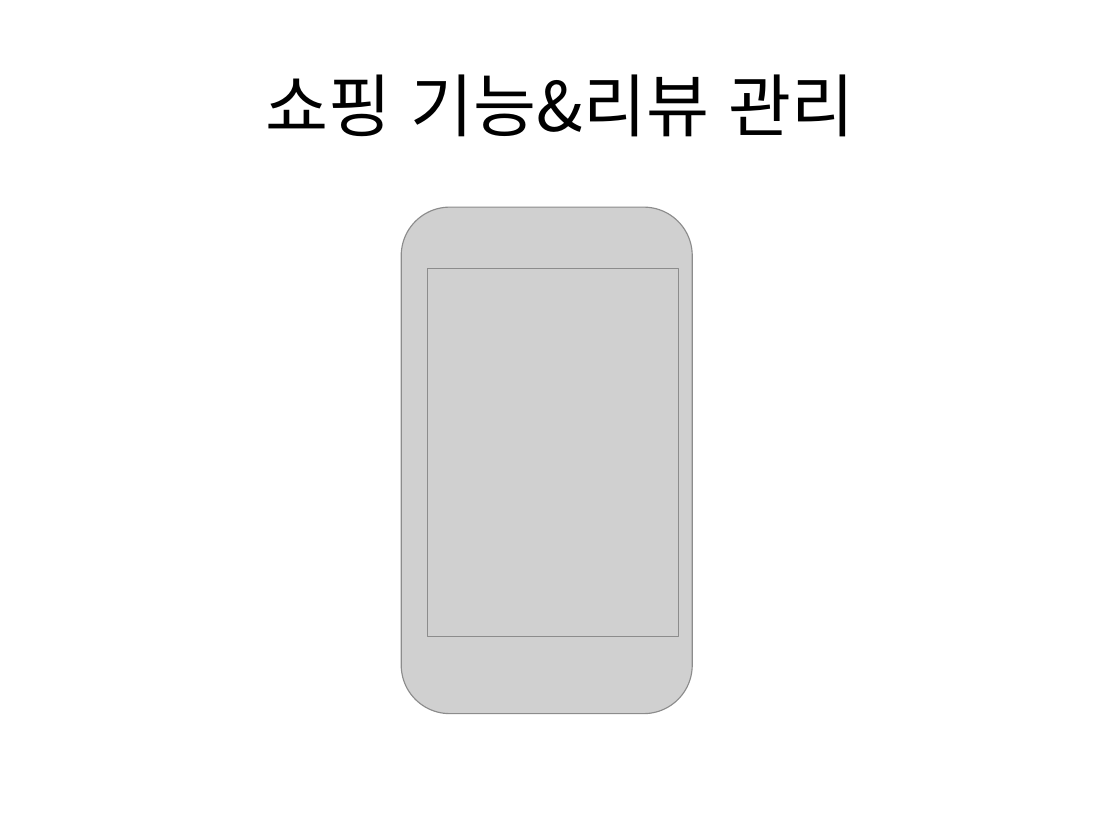
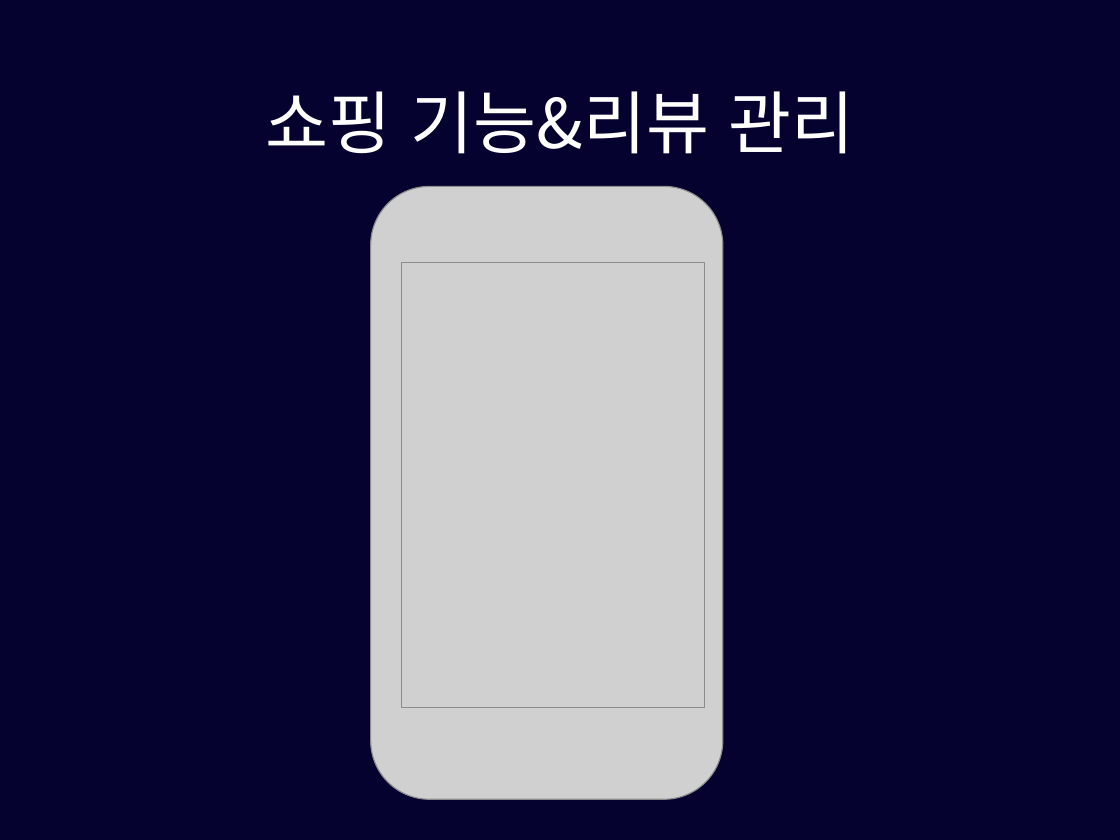
Before and after one commit to pasongsj/ideatone, a slide deck: slide 10 of ideatoneppt.pptx. Drawn at 1120x840 pixels with LibreOffice and Linux fonts; fonts in the diff are those of the drawing; grey boxes stand for pictures. Boxes give left, top, right and bottom in pixels: in the first picture for what was removed or moved away, otherwise in the second. Text is boxed around its words. In the diff, an @@ line names an element or a change of style, - is before the commit and + after.

```diff
--- a/ideatoneppt.pptx
+++ b/ideatoneppt.pptx
@@ background #FFFFFF to #05022F @@
@@ title "쇼핑 기능&리뷰 관리": place and size @@
-title "쇼핑 기능&리뷰 관리" at box(265, 74, 854, 137)
+title "쇼핑 기능&리뷰 관리" at box(265, 91, 854, 154)
@@ title "쇼핑 기능&리뷰 관리" at box(265, 91, 854, 154): text colour #000000 to #FFFFFF; line spacing 1 to 0.9 @@
@@ picture: place and size @@
-picture at box(401, 207, 692, 713)
+picture at box(371, 186, 722, 799)
@@ picture: place and size @@
-picture at box(428, 269, 679, 637)
+picture at box(401, 262, 704, 708)
```
Also in this commit, not shown: 17 other slides changed, 2 slides added, 3 slides removed, 1 other file.
